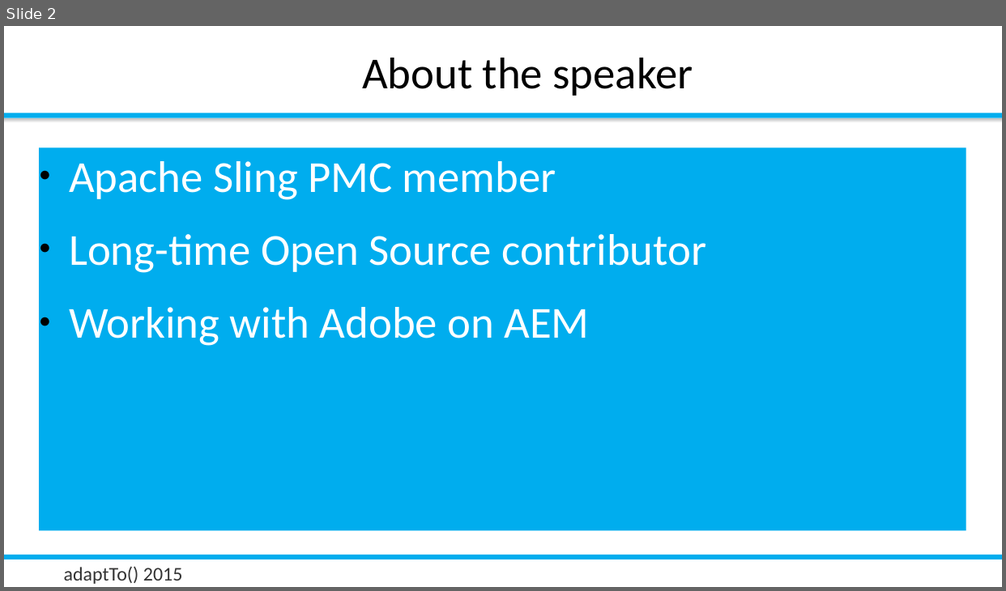
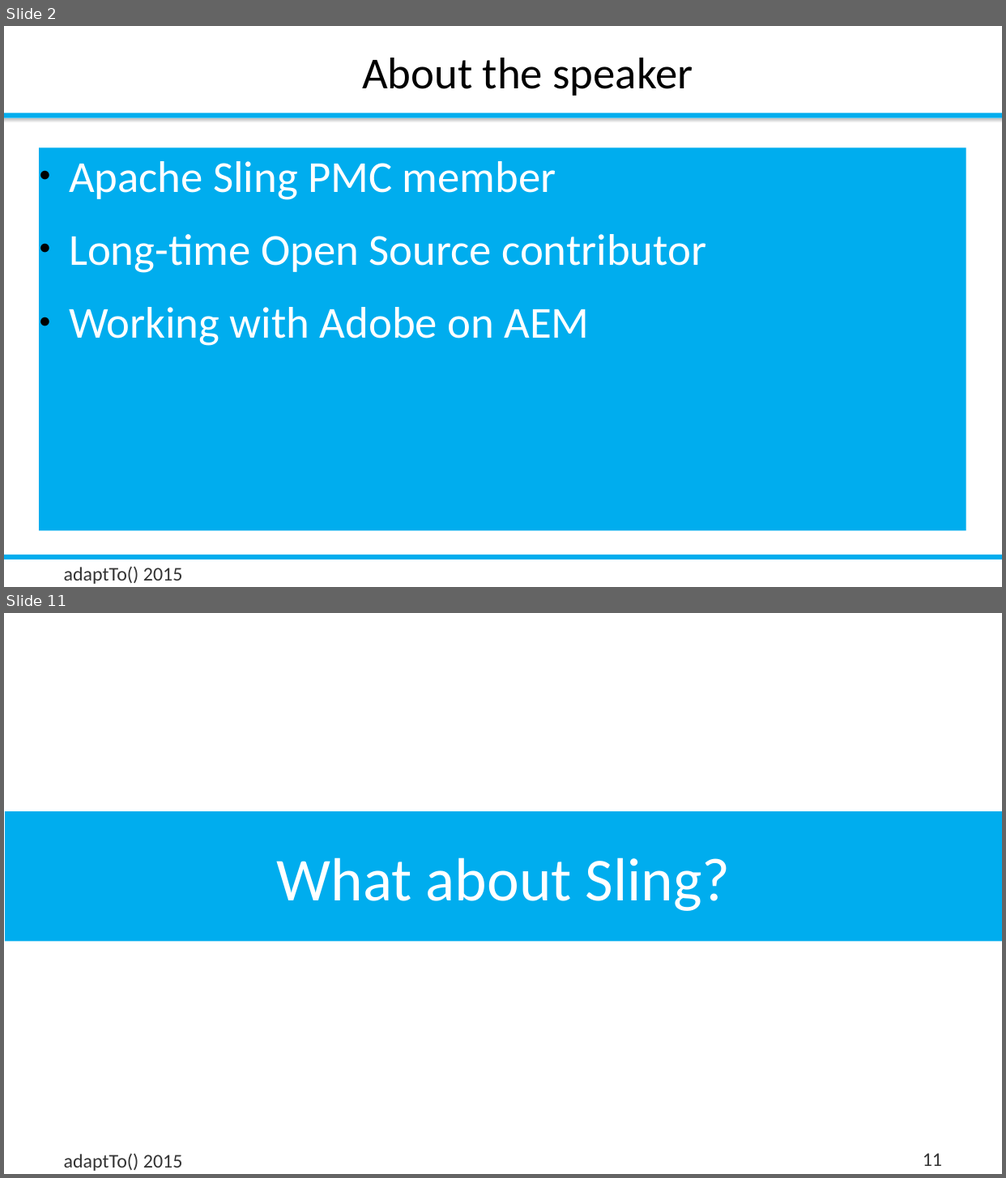
Before and after one commit to rombert/talks, a slide deck: adaptTo2015/How_Do_I_Test_My_Sling_Application-Robert_Munteanu.odp. Shown one above the other, each under a label of ours: slide 2 before the commit, slides 2 and 11 after it; the slides between them are not shown. The pictures are 1006x591 and 1006x1178 pixels, drawn with LibreOffice and Linux fonts; fonts in the diff are those of the drawing; background and template pictures are left out. Boxes give left, top, right and bottom in pixels: in the first picture for what was removed or moved away, otherwise in the second. Text is boxed around its words. In the diff, an @@ line names an element or a change of style, - is before the commit and + after.

Commit message:
adaptTo 2015: Checkpoint

```diff
--- a/adaptTo2015/How_Do_I_Test_My_Sling_Application-Robert_Munteanu.odp
+++ b/adaptTo2015/How_Do_I_Test_My_Sling_Application-Robert_Munteanu.odp
@@ slide 11 added at box(4, 613, 1002, 1174), background #FFFFFF @@
@@ title added at box(5, 811, 1002, 941), fill #00ADEE, 44 pt, text #FFFFFF @@
+What about Sling?
@@ text added at box(64, 1153, 183, 1171), 14 pt, text #333333 @@
+adaptTo() 2015
@@ page number added at box(923, 1153, 942, 1166), 14 pt, text #333333 @@
+11
```
Also in this commit, not shown: 1 slide changed, 18 other slides added, 2 slides removed, 10 other files.
